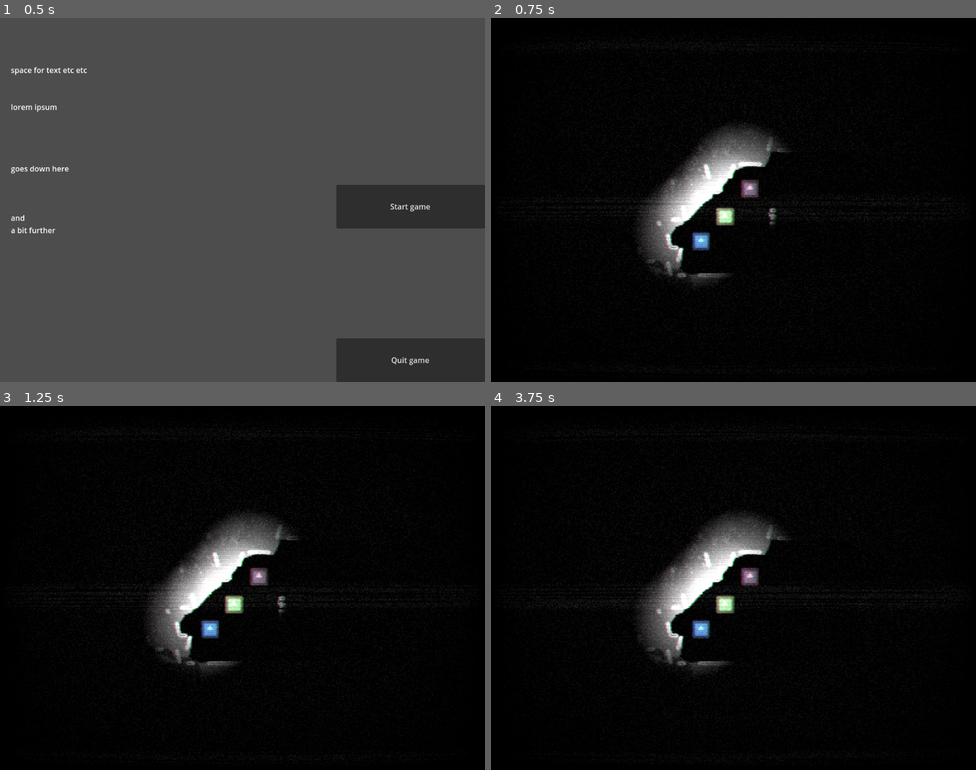
Above: before the commit, frames 1-4 (two rows, left to right).
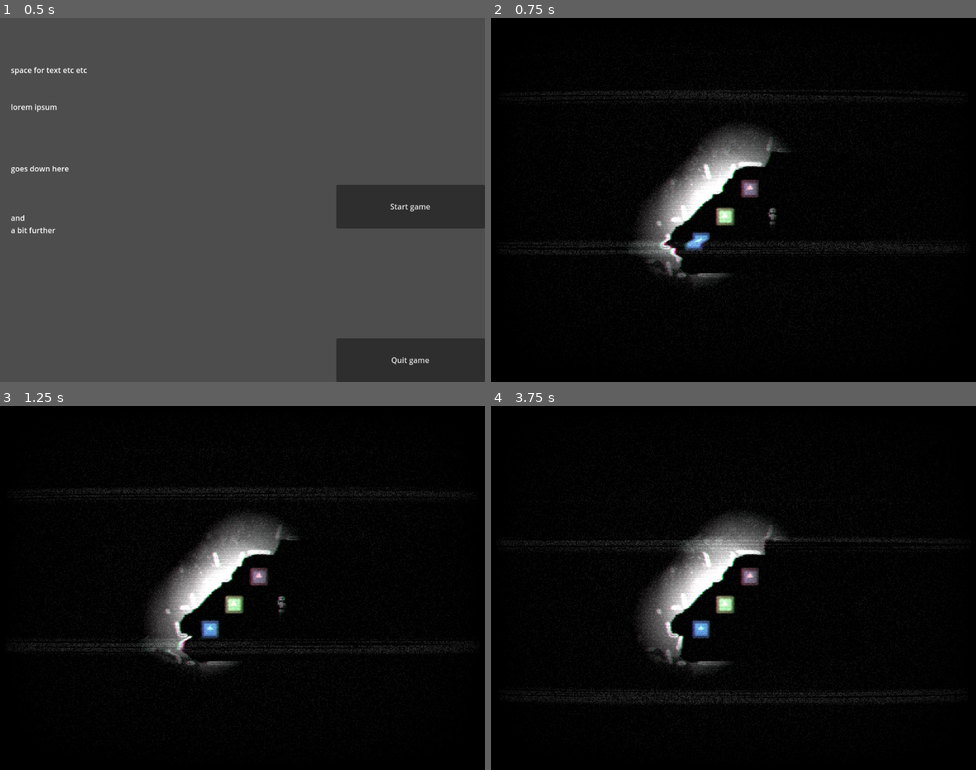
Above: after the commit, the same moments.

Repository: Hyfudiar/1MinuteGameJam2025
Game: Godot game, scene res://Scenes/main_scene.tscn
The game is run twice, just before and just after one commit, with the same random seed, the same clock (stepped at 60 frames per second) and the same inputs. The engine's default icon, where the game draws it, is replaced by a stand-in: a white triangle on a blue panel in a dark square. Sound files missing from this copy of the repository are replaced by a short silence.
Inputs:
- Up to frame 1 (0.5 s): no input
- Up to frame 2 (0.75 s): click "Start game" at 0.5 s
- Up to frame 3 (1.25 s): no input
- Up to frame 4 (3.75 s): hold D (right) 1.28-2.03 s; hold S (down) 2.03-2.78 s; hold D (right) 2.78-3.53 s; hold W (up) from 3.53 s (still down)

Frame 1 is identical in both runs. In frame 2, 1.2% of the frame differs, in the area x 2-98%, y 6-73%; in frame 3, 1.1%; in frame 4, 1.2%.

Commit message:
set up ambience

Diff:
--- a/Scenes/main_level.gd
+++ b/Scenes/main_level.gd
@@ -20,3 +20,15 @@
 func _on_player_start_hg():
 	print("received signal")
 	$Timer.start()
+
+
+
+func _on_floppy_finished():
+	$AUDIO/Floppy.play()
+
+
+
+
+
+func _on_asst_amb_finished():
+	$AUDIO/AsstAmb.play()
--- a/Scenes/main_level.tscn
+++ b/Scenes/main_level.tscn
@@ -24,11 +24,92 @@
 [ext_resource type="PackedScene" uid="uid://cl8yg1nrb6oo6" path="res://Scenes/FinishedRooms/Chasms/yellow_2_chasm.tscn" id="22_of0xw"]
 [ext_resource type="PackedScene" uid="uid://dydg76g227dfy" path="res://Scenes/FinishedRooms/Chasms/yellow_1_chasm.tscn" id="23_daywc"]
 [ext_resource type="PackedScene" uid="uid://livrftisrui4" path="res://Scenes/hourglass.tscn" id="24_hqef8"]
+[ext_resource type="AudioStream" uid="uid://ct6req0warr6x" path="res://Assets/Audio/random1/etc_28.ogg" id="25_st8g8"]
 [ext_resource type="Shader" path="res://Scenes/crt.gdshader" id="25_xieat"]
+[ext_resource type="AudioStream" uid="uid://bchtoe7v8ujuo" path="res://Assets/Audio/random1/etc_29.ogg" id="26_lxqc6"]
+[ext_resource type="AudioStream" uid="uid://j7hb164wb76h" path="res://Assets/Audio/random2/floppy_18.ogg" id="27_5k5q8"]
+[ext_resource type="AudioStream" uid="uid://dp43g3xwav6rq" path="res://Assets/Audio/random2/blank_floppy_23.ogg" id="27_oofik"]
+[ext_resource type="AudioStream" uid="uid://cqvh1tv03ma67" path="res://Assets/Audio/random2/floppy_19.ogg" id="28_7qphp"]
+[ext_resource type="AudioStream" uid="uid://dvx2e6j5dg6e7" path="res://Assets/Audio/random2/blank_floppy_24.ogg" id="28_y1obx"]
+[ext_resource type="AudioStream" uid="uid://bicy64gvclo6l" path="res://Assets/Audio/random2/blank_floppy_25.ogg" id="29_fgsjj"]
+[ext_resource type="AudioStream" uid="uid://co16oyoyuv8cu" path="res://Assets/Audio/random2/blank_floppy_26.ogg" id="30_biior"]
+[ext_resource type="AudioStream" uid="uid://cunfd10k6ply0" path="res://Assets/Audio/random2/blank_floppy_27.ogg" id="31_rpfbm"]
+[ext_resource type="AudioStream" uid="uid://c3bx0xiifavrs" path="res://Assets/Audio/random1/etc_30.ogg" id="32_ub0f5"]
+[ext_resource type="AudioStream" uid="uid://bfatoacu4xvu1" path="res://Assets/Audio/random2/floppy_01.ogg" id="33_aufka"]
+[ext_resource type="AudioStream" uid="uid://bewleah686p47" path="res://Assets/Audio/random1/etc_31.ogg" id="33_rs6sh"]
+[ext_resource type="AudioStream" uid="uid://c5rucojrtg36g" path="res://Assets/Audio/random1/etc_32.ogg" id="34_33oc3"]
+[ext_resource type="AudioStream" uid="uid://dwkatflrelgw5" path="res://Assets/Audio/random2/floppy_15.ogg" id="34_avueb"]
+[ext_resource type="AudioStream" uid="uid://c0gfkqdfvtoys" path="res://Assets/Audio/random2/floppy_16.ogg" id="35_1glp3"]
+[ext_resource type="AudioStream" uid="uid://dg1xep75srimm" path="res://Assets/Audio/random1/etc_33.ogg" id="35_iexq5"]
+[ext_resource type="AudioStream" uid="uid://cjn1ol07kpnu6" path="res://Assets/Audio/random1/etc_34.ogg" id="36_7nisr"]
+[ext_resource type="AudioStream" uid="uid://cn2p47fpojwb6" path="res://Assets/Audio/random2/floppy_17.ogg" id="36_48uv1"]
+[ext_resource type="AudioStream" uid="uid://bvqoouav0yte5" path="res://Assets/Audio/random1/etc_35.ogg" id="37_4f6vo"]
+[ext_resource type="AudioStream" uid="uid://dvy5yw6qr5vu1" path="res://Assets/Audio/Drone2_20.ogg" id="37_bmdss"]
+[ext_resource type="AudioStream" uid="uid://jef782rxd3ah" path="res://Assets/Audio/random1/Drone_14.ogg" id="38_62p6i"]
+[ext_resource type="AudioStream" uid="uid://cqolwv1kajmfw" path="res://Assets/Audio/random1/etc_36.ogg" id="38_x4vnv"]
+[ext_resource type="AudioStream" uid="uid://cv03isyal2dfy" path="res://Assets/Audio/random2/blank_floppy_22.ogg" id="39_jy5g8"]
 
 [sub_resource type="AudioStreamRandomizer" id="AudioStreamRandomizer_f5tgv"]
-streams_count = 1
+streams_count = 12
+stream_0/stream = ExtResource("39_jy5g8")
 stream_0/weight = 1.0
+stream_1/stream = ExtResource("27_oofik")
+stream_1/weight = 1.0
+stream_2/stream = ExtResource("28_y1obx")
+stream_2/weight = 1.0
+stream_3/stream = ExtResource("29_fgsjj")
+stream_3/weight = 1.0
+stream_4/stream = ExtResource("30_biior")
+stream_4/weight = 1.0
+stream_5/stream = ExtResource("31_rpfbm")
+stream_5/weight = 1.0
+stream_6/stream = ExtResource("33_aufka")
+stream_6/weight = 1.0
+stream_7/stream = ExtResource("34_avueb")
+stream_7/weight = 1.0
+stream_8/stream = ExtResource("35_1glp3")
+stream_8/weight = 1.0
+stream_9/stream = ExtResource("36_48uv1")
+stream_9/weight = 1.0
+stream_10/stream = ExtResource("27_5k5q8")
+stream_10/weight = 1.0
+stream_11/stream = ExtResource("28_7qphp")
+stream_11/weight = 1.0
+
+[sub_resource type="AudioStreamRandomizer" id="AudioStreamRandomizer_pu67m"]
+streams_count = 16
+stream_0/stream = ExtResource("38_62p6i")
+stream_0/weight = 1.0
+stream_1/stream = ExtResource("25_st8g8")
+stream_1/weight = 1.0
+stream_2/stream = ExtResource("26_lxqc6")
+stream_2/weight = 1.0
+stream_3/stream = ExtResource("32_ub0f5")
+stream_3/weight = 1.0
+stream_4/stream = ExtResource("33_rs6sh")
+stream_4/weight = 1.0
+stream_5/stream = ExtResource("34_33oc3")
+stream_5/weight = 1.0
+stream_6/stream = ExtResource("35_iexq5")
+stream_6/weight = 1.0
+stream_7/stream = ExtResource("36_7nisr")
+stream_7/weight = 1.0
+stream_8/stream = ExtResource("37_4f6vo")
+stream_8/weight = 1.0
+stream_9/stream = ExtResource("38_x4vnv")
+stream_9/weight = 1.0
+stream_10/stream = ExtResource("39_jy5g8")
+stream_10/weight = 1.0
+stream_11/stream = ExtResource("27_oofik")
+stream_11/weight = 1.0
+stream_12/stream = ExtResource("28_y1obx")
+stream_12/weight = 1.0
+stream_13/stream = ExtResource("29_fgsjj")
+stream_13/weight = 1.0
+stream_14/stream = ExtResource("30_biior")
+stream_14/weight = 1.0
+stream_15/stream = ExtResource("31_rpfbm")
+stream_15/weight = 1.0
 
 [sub_resource type="ShaderMaterial" id="ShaderMaterial_lo1ek"]
 shader = ExtResource("25_xieat")
@@ -38,18 +119,18 @@
 shader_parameter/scanlines_opacity = 0.193
 shader_parameter/scanlines_width = 0.0
 shader_parameter/grille_opacity = 0.0
-shader_parameter/roll = false
-shader_parameter/roll_speed = 8.0
-shader_parameter/roll_size = 15.0
-shader_parameter/roll_variation = 1.8
-shader_parameter/distort_intensity = 0.05
+shader_parameter/roll = true
+shader_parameter/roll_speed = 0.7
+shader_parameter/roll_size = 12.568
+shader_parameter/roll_variation = 3.595
+shader_parameter/distort_intensity = 0.025
 shader_parameter/aberration = 0.012
-shader_parameter/noise_opacity = 0.075
+shader_parameter/noise_opacity = 0.13
 shader_parameter/noise_speed = 2.0
 shader_parameter/static_noise_intensity = 0.097
 shader_parameter/pixelate = true
 shader_parameter/discolor = true
-shader_parameter/warp_amount = 0.15
+shader_parameter/warp_amount = 0.26
 shader_parameter/clip_warp = false
 shader_parameter/vignette_intensity = 0.4
 shader_parameter/vignette_opacity = 0.5
@@ -877,8 +958,18 @@
 
 [node name="AUDIO" type="Node2D" parent="."]
 
-[node name="AmbienceStream1" type="AudioStreamPlayer2D" parent="AUDIO"]
+[node name="Floppy" type="AudioStreamPlayer" parent="AUDIO"]
 stream = SubResource("AudioStreamRandomizer_f5tgv")
+autoplay = true
+bus = &"Ambience"
+
+[node name="Drone" type="AudioStreamPlayer" parent="AUDIO"]
+stream = ExtResource("37_bmdss")
+volume_db = 7.983
+autoplay = true
+
+[node name="AsstAmb" type="AudioStreamPlayer" parent="AUDIO"]
+stream = SubResource("AudioStreamRandomizer_pu67m")
 autoplay = true
 
 [node name="CanvasLayer" type="CanvasLayer" parent="."]
@@ -894,3 +985,5 @@
 
 [connection signal="start_hg" from="Player" to="." method="_on_player_start_hg"]
 [connection signal="timeout" from="Timer" to="." method="_on_timer_timeout"]
+[connection signal="finished" from="AUDIO/Floppy" to="." method="_on_floppy_finished"]
+[connection signal="finished" from="AUDIO/AsstAmb" to="." method="_on_asst_amb_finished"]
--- /dev/null
+++ b/default_bus_layout.tres
@@ -0,0 +1,17 @@
+[gd_resource type="AudioBusLayout" load_steps=2 format=3 uid="uid://b4a72twjbdxq2"]
+
+[sub_resource type="AudioEffectReverb" id="AudioEffectReverb_07xt0"]
+resource_name = "Reverb"
+room_size = 0.4
+damping = 0.71
+wet = 0.3
+
+[resource]
+bus/1/name = &"Ambience"
+bus/1/solo = false
+bus/1/mute = false
+bus/1/bypass_fx = false
+bus/1/volume_db = -2.3125
+bus/1/send = &"Master"
+bus/1/effect/0/effect = SubResource("AudioEffectReverb_07xt0")
+bus/1/effect/0/enabled = true
Not shown, added: Assets/Audio/Drone2_20.ogg.import
Not shown, added: Assets/Audio/random1/Drone_14.ogg.import
Not shown, added: Assets/Audio/random1/etc_28.ogg.import
Not shown, added: Assets/Audio/random1/etc_29.ogg.import
Not shown, added: Assets/Audio/random1/etc_30.ogg.import
Not shown, added: Assets/Audio/random1/etc_31.ogg.import
Not shown, added: Assets/Audio/random1/etc_32.ogg.import
Not shown, added: Assets/Audio/random1/etc_33.ogg.import
Not shown, added: Assets/Audio/random1/etc_34.ogg.import
Not shown, added: Assets/Audio/random1/etc_35.ogg.import
Not shown, added: Assets/Audio/random1/etc_36.ogg.import
Not shown, added: Assets/Audio/random2/blank_floppy_22.ogg.import
(and 59 more such lines)
